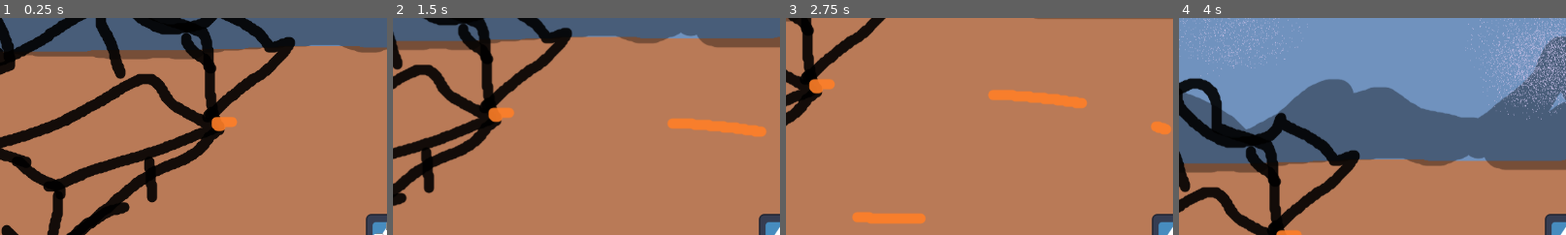
Above: before the commit, frames 1-4 (left to right).
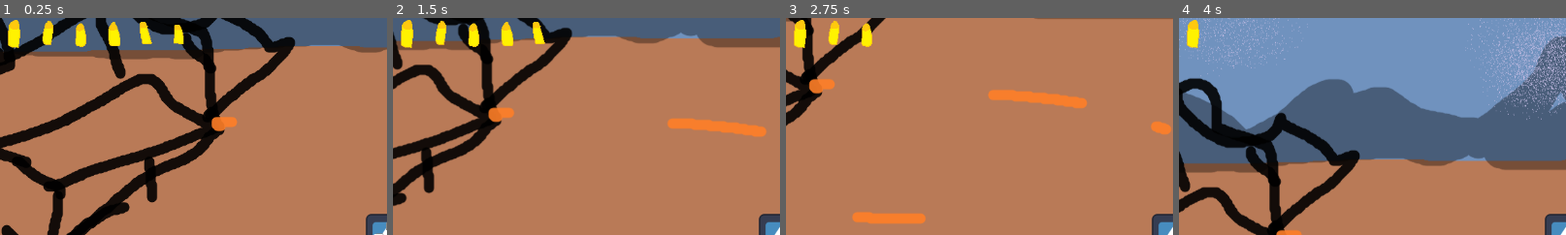
Above: after the commit, the same moments.

Repository: Niimphu/quickdraw
Game: Godot game, scene res://test.tscn
Two runs of this game, one before a commit and one after it. Both use one fixed random seed, a clock stepped at 60 frames per second and the inputs below. The engine's default icon, where the game draws it, is replaced by a stand-in: a white triangle on a blue panel in a dark square.
Inputs (mouse positions are % of the whole screen's width and height, from its top left):
- Up to frame 1 (0.25 s): no input
- Up to frame 2 (1.5 s): tap Enter at 0.5 s; press the mouse at (50, 50) at 0.53 s; hold D (right) 0.53-1.28 s; move the mouse to (30, 55) at 1.27 s; release the mouse at (30, 55) at 1.28 s; hold S (down) from 1.28 s (still down); tap Mouse wheel down (scroll_down) at 1.35 s
- Up to frame 3 (2.75 s): click (30, 55) at 1.55 s; move the mouse to (60, 28) at 2.02 s; release S (down) at 2.03 s; hold D (right) from 2.03 s (still down); hold Mouse wheel up (scroll_up) from 2.03 s (still down); click (60, 28) at 2.3 s
- Up to frame 4 (4 s): move the mouse to (45, 70) at 2.77 s; release D (right) at 2.78 s; release Mouse wheel up (scroll_up) at 2.78 s; hold W (up) 2.78-3.53 s; click (45, 70) at 2.85 s; move the mouse to (80, 65) at 3.52 s; press the mouse at (80, 65) at 3.53 s; hold A (left) from 3.53 s (still down)
The pictures show only the part of the screen within x 0-50%, y 0-50%; the shares and areas given below are measured in that part.

The runs differ from the first frame. In frame 1, 1.6% of the frame differs, in the area x 2-48%, y 0-14%; in frame 2, 1.4%; in frame 3, 0.9%; in frame 4, 0.4%.

Commit message:
added ammo UI

Diff:
--- /dev/null
+++ b/ammo_indicator.gd
@@ -0,0 +1,9 @@
+extends TextureProgressBar
+
+
+# Called when the node enters the scene tree for the first time.
+func _ready() -> void:
+	EventBus.ammo_changed.connect(update)
+
+func update(new_value: int) -> void:
+	value = new_value
--- a/event_bus.gd
+++ b/event_bus.gd
@@ -1,3 +1,4 @@
 extends Node
 
 signal accuracy_modifier_changed(value: float)
+signal ammo_changed(value: int)
--- a/revolver.gd
+++ b/revolver.gd
@@ -28,6 +28,7 @@
 		shooting = true
 	spawn_bullet(bullet_position, direction)
 	ammo -= 1
+	EventBus.ammo_changed.emit(ammo)
 
 	return 0
 
@@ -51,5 +52,6 @@
 func _on_reload_delay_timeout() -> void:
 	if ammo < max_ammo:
 		ammo += 1
+		EventBus.ammo_changed.emit(ammo)
 		if ammo < max_ammo:
 			ReloadDelay.start()
--- a/revolver.tscn
+++ b/revolver.tscn
@@ -12,5 +12,5 @@
 one_shot = true
 
 [node name="ReloadDelay" type="Timer" parent="." unique_id=111426483]
-wait_time = 0.1
+wait_time = 0.2
 one_shot = true
--- a/test.tscn
+++ b/test.tscn
@@ -5,6 +5,8 @@
 [ext_resource type="Texture2D" uid="uid://cceklobk62a0n" path="res://img/street.png" id="2_ykrsh"]
 [ext_resource type="Script" uid="uid://46nn4syi3jif" path="res://reticle.gd" id="4_ykrsh"]
 [ext_resource type="Texture2D" uid="uid://dqbed8pguq8tx" path="res://img/mscrosshair.png" id="5_g14j6"]
+[ext_resource type="Texture2D" uid="uid://cpbl3texjivsh" path="res://img/bulets.png" id="6_g14j6"]
+[ext_resource type="Script" uid="uid://ceh2c7hpq2i45" path="res://ammo_indicator.gd" id="7_vbegm"]
 
 [node name="Node2D" type="Node2D" unique_id=2020725657 node_paths=PackedStringArray("Player")]
 script = ExtResource("1_8uh7m")
@@ -20,12 +22,31 @@
 [node name="Camera2D" type="Camera2D" parent="Player" unique_id=688437104]
 process_callback = 0
 
-[node name="Reticle" type="CanvasLayer" parent="." unique_id=112645655]
+[node name="UI" type="CanvasLayer" parent="." unique_id=112645655]
 
-[node name="Crosshair" type="TextureRect" parent="Reticle" unique_id=1393779004]
+[node name="Crosshair" type="TextureRect" parent="UI" unique_id=1393779004]
 offset_left = -25.0
 offset_top = -23.0
 offset_right = 23.0
 offset_bottom = 25.0
 texture = ExtResource("5_g14j6")
 script = ExtResource("4_ykrsh")
+
+[node name="MarginContainer" type="MarginContainer" parent="UI" unique_id=1751460745]
+anchors_preset = 15
+anchor_right = 1.0
+anchor_bottom = 1.0
+offset_left = -0.5
+offset_top = -0.5
+offset_right = 1153.0
+offset_bottom = 647.0
+grow_horizontal = 2
+grow_vertical = 2
+
+[node name="AmmoIndicator" type="TextureProgressBar" parent="UI/MarginContainer" unique_id=610053201]
+layout_mode = 2
+max_value = 6.0
+value = 6.0
+rounded = true
+texture_progress = ExtResource("6_g14j6")
+script = ExtResource("7_vbegm")
Not shown, added: ammo_indicator.gd.uid
